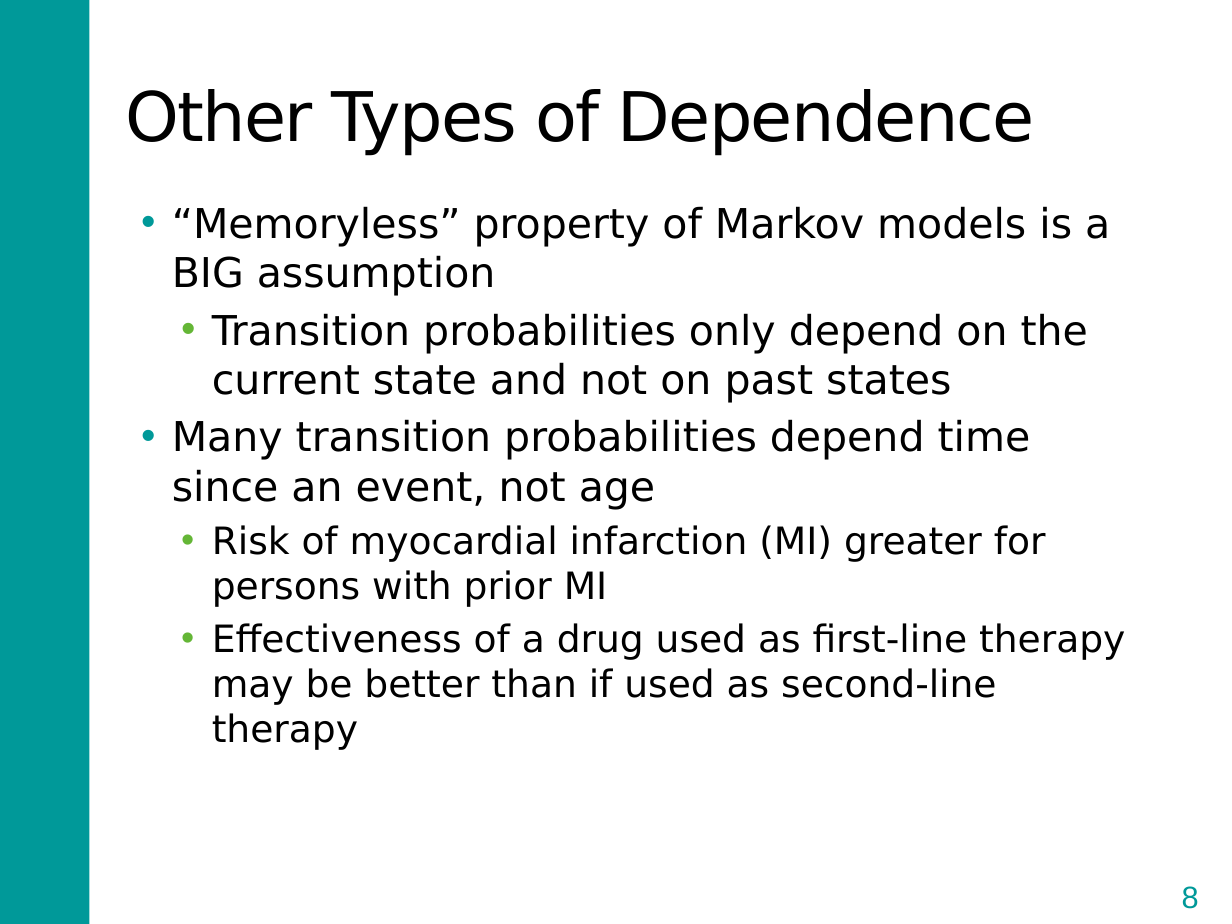
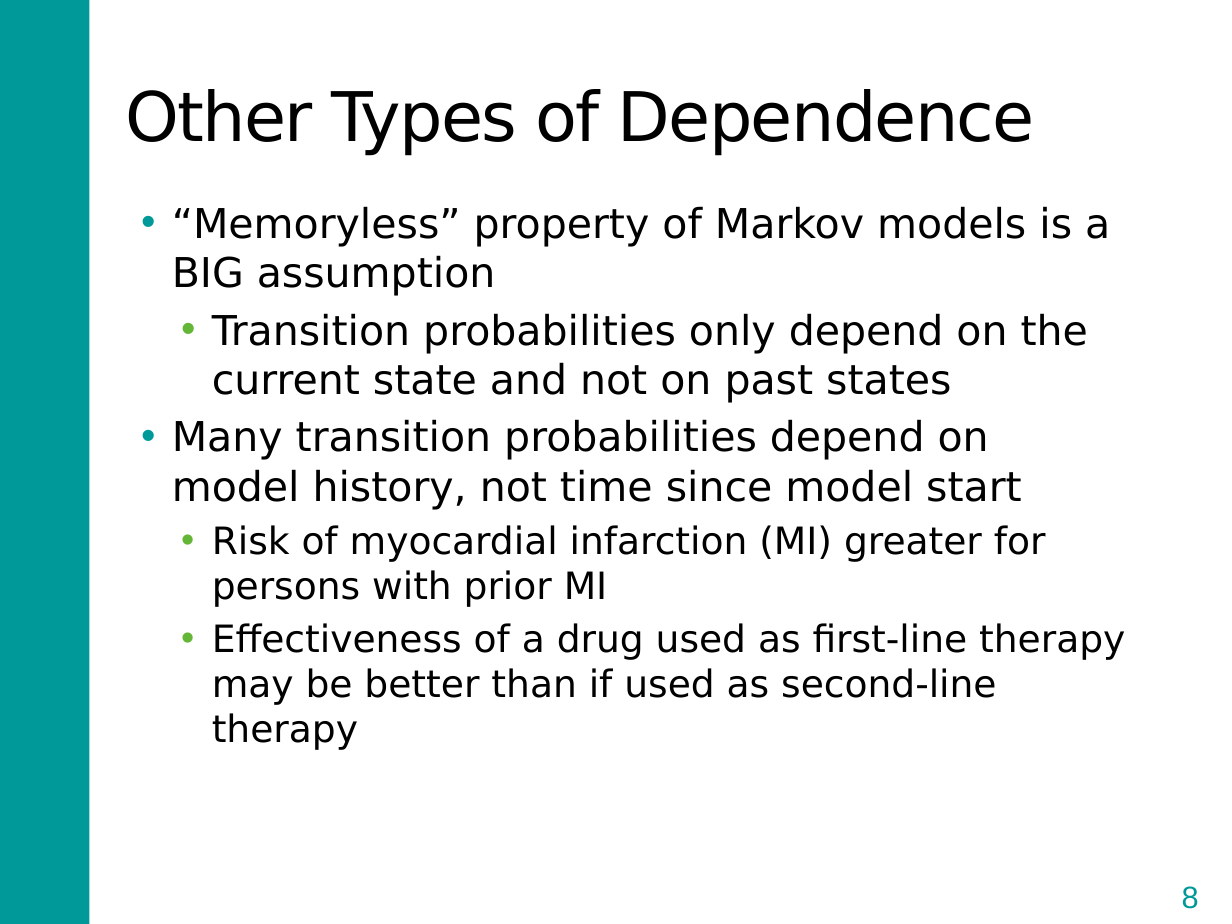
Before and after one commit to DARTH-git/Course-Modularization, a slide deck: slide 8 of Markov models/Slides/Markov Model Variants.pptx. Drawn at 1232x924 pixels with LibreOffice and Linux fonts; fonts in the diff are those of the drawing. Boxes give left, top, right and bottom in pixels: in the first picture for what was removed or moved away, otherwise in the second. Text is boxed around its words. In the diff, an @@ line names an element or a change of style, - is before the commit and + after.

Commit message:
markov models updated including pptx

```diff
--- a/Markov models/Slides/Markov Model Variants.pptx
+++ b/Markov models/Slides/Markov Model Variants.pptx
@@ text at bbox=[172, 419, 1022, 510]: text changed @@
-• Many transition probabilities depend time since an event, not age
+• Many transition probabilities depend on model history, not time since model start
```
Also in this commit, not shown: 2 other slides changed, 1 slide added, 2 slides removed, 6 other files.
